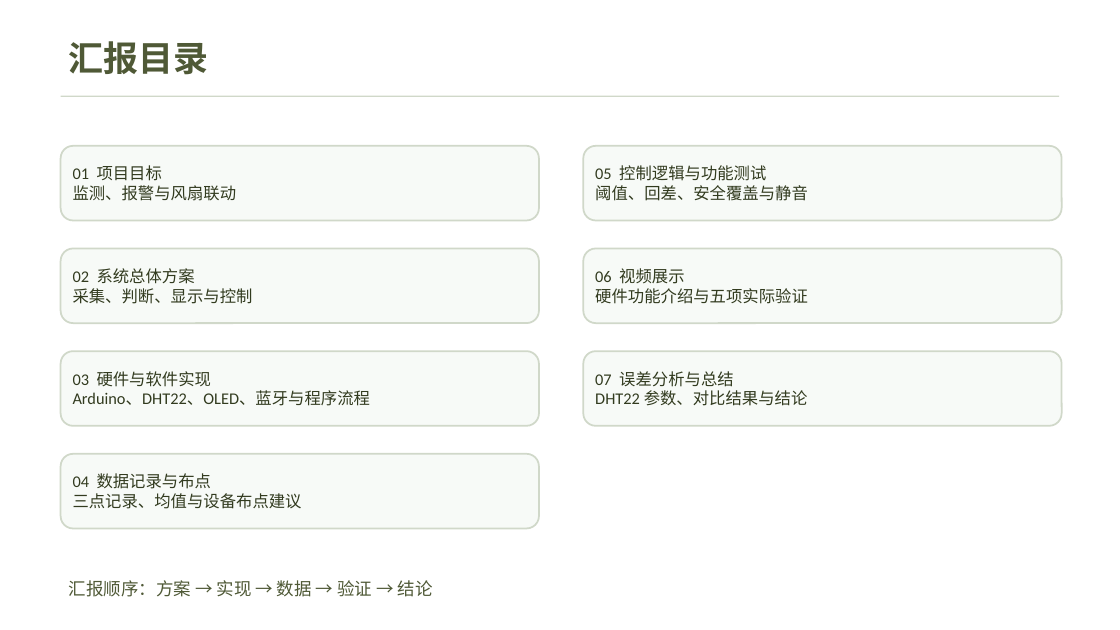
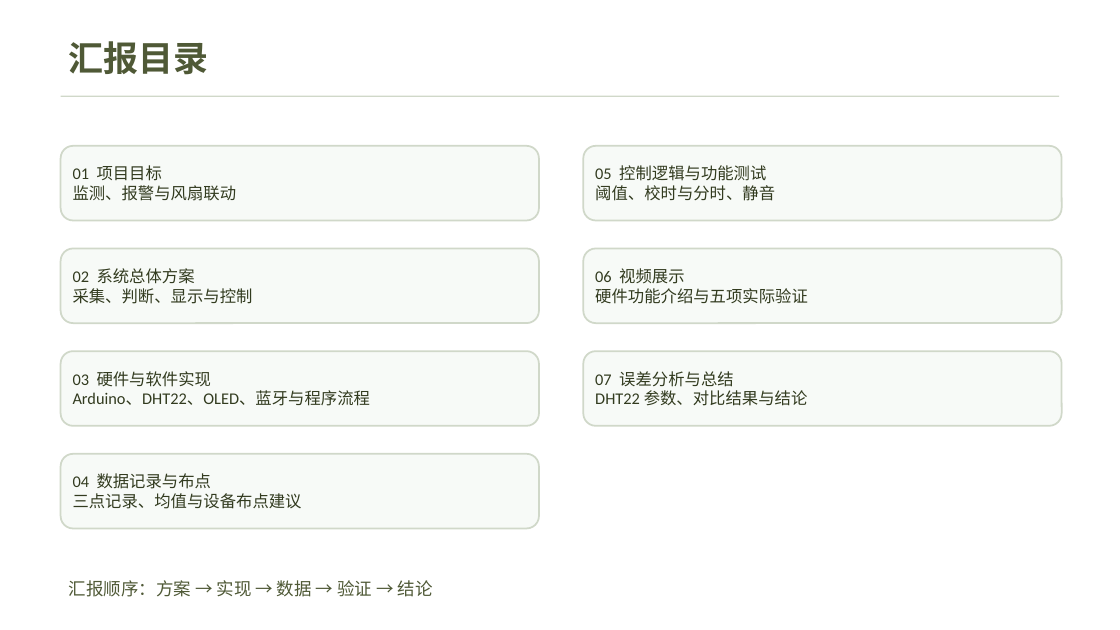
Before and after one commit to Ygreece/UNO_DHT22_OLED, a slide deck: slide 2 of docs/submission/室内大棚温湿度监测与风扇控制系统_答辩汇报_脱敏版.pptx. Drawn at 1120x630 pixels with LibreOffice and Linux fonts; fonts in the diff are those of the drawing. Boxes give left, top, right and bottom in pixels: in the first picture for what was removed or moved away, otherwise in the second. Text is boxed around its words. In the diff, an @@ line names an element or a change of style, - is before the commit and + after.

```diff
--- a/docs/submission/室内大棚温湿度监测与风扇控制系统_答辩汇报_脱敏版.pptx
+++ b/docs/submission/室内大棚温湿度监测与风扇控制系统_答辩汇报_脱敏版.pptx
@@ text in rounded rectangle at (595, 165, 775, 201): text changed @@
-05 控制逻辑与功能测试
-阈值、回差、安全覆盖与静音
+05 控制逻辑与功能测试
+阈值、校时与分时、静音
```
Also in this commit, not shown: 14 other slides changed, 1 slide added, 1 other file.
